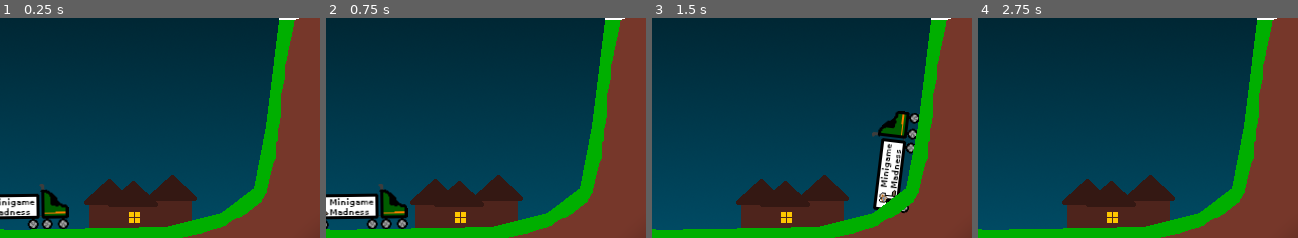
Above: before the commit, frames 1-4 (left to right).
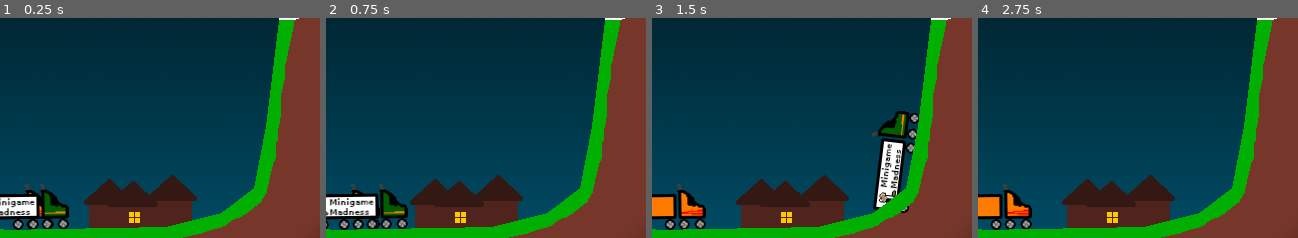
Above: after the commit, the same moments.

Repository: swashdev/minigame-madness
Game: Godot game, scene res://mini/big_rigs/big_rig_minigame.tscn
Same seed, same stepped clock (60 frames per second), same inputs: the game is played once before the commit and once after it. This scene is started directly instead of the project's main scene.
Inputs:
- Up to frame 1 (0.25 s): no input
- Up to frame 2 (0.75 s): tap Enter at 0.5 s; hold Right (move_right) from 0.53 s (still down); hold Space (action) from 0.53 s (still down)
- Up to frame 3 (1.5 s): keep holding Right (move_right); tap Up (move_up) at 0.77 s; release Space (action) at 1.28 s; tap Space (action) at 1.35 s
- Up to frame 4 (2.75 s): tap Up (move_up) at 1.52 s; release Right (move_right) at 2.03 s; hold Left (move_left) from 2.03 s (still down); hold Space (action) from 2.03 s (still down)
The pictures show only the part of the screen within x 0-50%, y 48-98%; the shares and areas given below are measured in that part.

The runs differ from the first frame. In frame 1, 0.4% of the frame differs, in the area x 3-17%, y 75-97%; in frame 2, 0.4%; in frame 3, 2.2%, in the area x 0-17%, y 75-97%; in frame 4, 2.2%.

Commit message:
[BIGRIG] add Rig2.
Rig2 is a PathFollow2D with a slightly different sprite which starts
slightly behind Rig1.  It is drawn behind Rig1 to avoid obscuring the
player.  It also has no scripting, because Big Rigs be like that :-)

Diff:
--- a/mini/big_rigs/big_rig_minigame.tscn
+++ b/mini/big_rigs/big_rig_minigame.tscn
@@ -1,10 +1,11 @@
-[gd_scene load_steps=7 format=2]
+[gd_scene load_steps=8 format=2]
 
 [ext_resource path="res://shared/scripts/minigame.gd" type="Script" id=1]
 [ext_resource path="res://mini/big_rigs/images/characters/rig1.png" type="Texture" id=2]
 [ext_resource path="res://mini/big_rigs/scripts/characters/rig.gd" type="Script" id=3]
 [ext_resource path="res://mini/big_rigs/images/backgrounds/fg.png" type="Texture" id=4]
 [ext_resource path="res://mini/big_rigs/images/backgrounds/bg.png" type="Texture" id=5]
+[ext_resource path="res://mini/big_rigs/images/characters/rig2.png" type="Texture" id=6]
 
 [sub_resource type="Curve2D" id=1]
 _data = {
@@ -25,6 +26,16 @@
 [node name="RigPath" type="Path2D" parent="."]
 curve = SubResource( 1 )
 
+[node name="Rig2" type="PathFollow2D" parent="RigPath"]
+position = Vector2( 31.822, 462.88 )
+rotation = -0.0136729
+offset = 30.0
+loop = false
+
+[node name="Sprite" type="Sprite" parent="RigPath/Rig2"]
+texture = ExtResource( 6 )
+offset = Vector2( -30, -25 )
+
 [node name="Rig1" type="PathFollow2D" parent="RigPath"]
 position = Vector2( 46.84, 462.674 )
 rotation = -0.0137174
